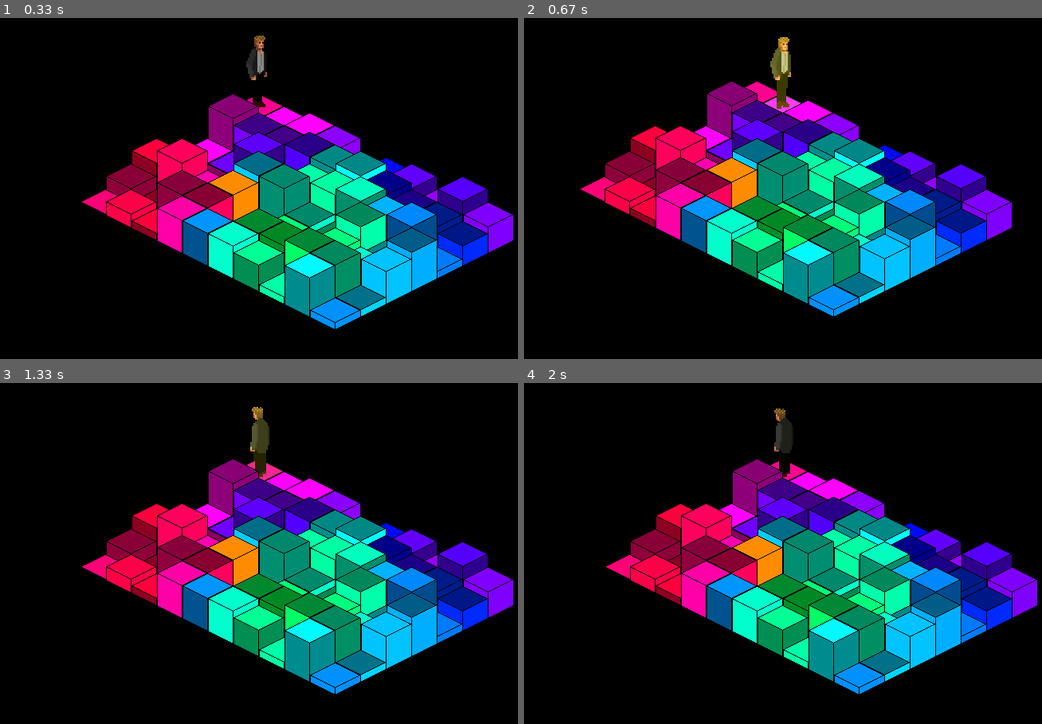
Above: before the commit, frames 1-4 (two rows, left to right).
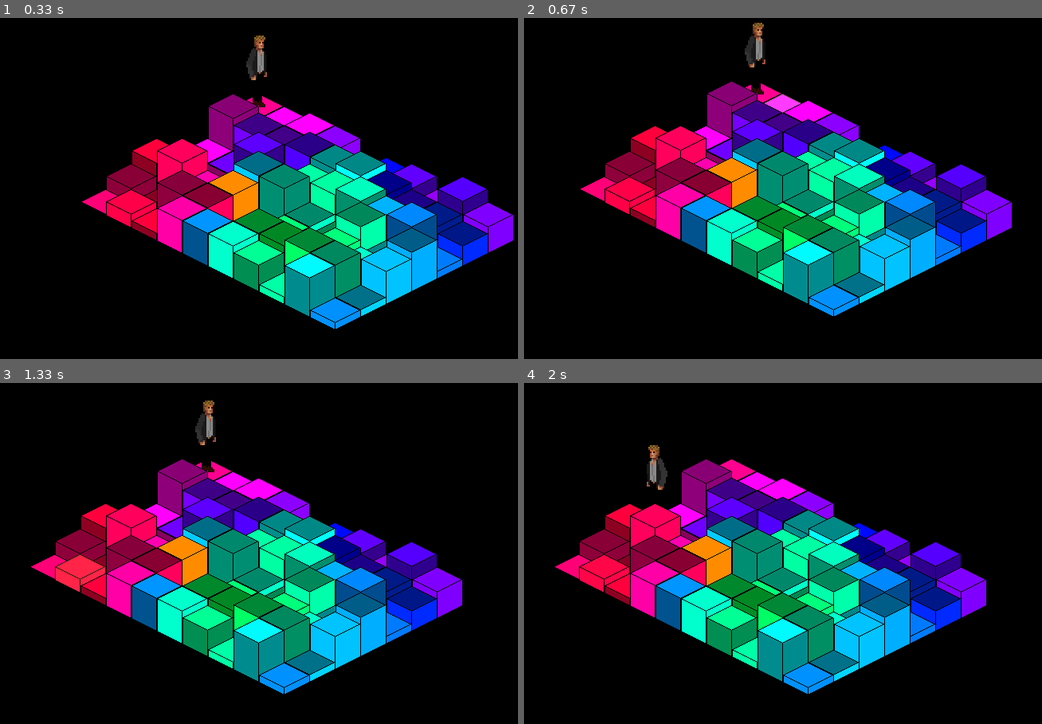
Above: after the commit, the same moments.

Repository: Zren/pyTactics
Game: pygame game, started from IsoTacticsEngine.py
Two runs of this game, one before a commit and one after it. Both use one fixed random seed, a clock stepped at 60 frames per second and the inputs below. The source is Python 2; it was converted automatically to run under Python 3.
Inputs:
- Up to frame 1 (0.33 s): no input
- Up to frame 2 (0.67 s): hold Right from 0.33 s (still down)
- Up to frame 3 (1.33 s): release Right at 0.8 s; hold Up 0.83-1.13 s
- Up to frame 4 (2 s): tap Space at 1.67 s

Frame 1 is identical in both runs. In frame 2, 0.9% of the frame differs, in the area x 42-52%, y 1-27%; in frame 3, 34%, in the area x 6-100%, y 5-92%; in frame 4, 34%.

Commit message:
Full walk motion.

Diff:
--- a/Config.py
+++ b/Config.py
@@ -28,6 +28,10 @@
 
 maxJumpHeight = 4
 
+pathFonts = sys.path[0] + "\\font\\"
+pathHudFont = pathFonts + "UnZialish.ttf"
+hudFontSize = 20
+
 
 
 def main():
--- a/Hud.py
+++ b/Hud.py
@@ -11,6 +11,7 @@
 #!/usr/bin/env python
 
 import pygame
+import Config
 
 class Menu:
     def __init__(self, children={}, root=None):
@@ -18,12 +19,17 @@
         self.root = root
 
 class Hud:
-    menu = None
-    selectedUnitA, selectedUnitB = None, None
-    helpText = None
+    def __init__(self, dimensions):
+        self.width, self.height = dimensions
+        self.font = pygame.font.Font(Config.pathHudFont, Config.hudFontSize)
+        self.menu = None
+        self.selectedUnitA = None
+        self.selectedUnitB = None
+        self.helpText = None
 
-    def render():
-        return pygame.Suface(Config.resolution)
+    def render(self, surface):
+        if self.selectedUnitA:
+            surface.blit(surface, (0,0))
 
 
 def main():
--- a/IsoTacticsEngine.py
+++ b/IsoTacticsEngine.py
@@ -13,6 +13,7 @@
 import pygame
 import Config, Resource
 from PyGameEngine import PyGameEngine
+from Hud import *
 import random
 import time
 
@@ -54,6 +55,8 @@
         self.x = x
         self.y = y
         self.h = h
+    def xy(self):
+        return (self.x, self.y)
 
 class GroundTile:
     def __init__(self, groundTexture=None, wallTexture=None):
@@ -104,37 +107,53 @@
         surface.blit(tile, (x,y))
 
 class Action:
-    def __init__(self, playerSpriteIds=[0], overlaySprites=[], target=None):
+    def __init__(self, playerSpriteIds, target=None, overlaySprites=[]):
         self.playerFrame = 0
         self.overlayFrame = 0
         self.playerSpriteIds = playerSpriteIds
         self.overlaySprites = overlaySprites
         self.target = target
-    def tick(self):
+    def playerSpriteId(self):
+        return self.playerSpriteIds[self.playerFrame]
+    def tick(self, player, engine):
         self.playerFrame += 1
         if self.playerFrame >= len(self.playerSpriteIds):
             self.playerFrame = 0
         self.overlayFrame += 1
         if self.overlayFrame >= len(self.overlaySprites):
             self.overlayFrame = 0
+        self.do(player, engine)
+    def do(self, player, engine):
+        self.doneAction(player)
+    def doneAction(self, player):
+        player.mode = Player.Mode.Cooldown
+
+class WalkAction(Action):
+    def do(self, player, engine):
+        if self.target:
+            if engine.scene.playerWalkTo(player, self.target) == False:
+                self.doneAction(player)
 
 class Player:
     class Dir:
         E, S, W, N = range(4)
+    class Mode:
+        Wait, Ready, Prep, Moving, Cooldown = range(5)
     def __init__(self, sprites):
-        self.currentAction = None
+        self.mode = Player.Mode.Wait
         self.direction = 0
         self.sprites = sprites
+        self.currentAction = Action([0,1])
     def playerSpriteId(self):
         if self.currentAction == None:
             return 0
         else:
-            return self.currentAction.playerSpriteIds[self.currentAction.playerFrame]
+            return self.currentAction.playerSpriteId()
     def render(self, height):
         return self.sprites[self.playerSpriteId()][self.direction].copy()
-    def tick(self):
+    def tick(self, engine):
         if self.currentAction:
-            self.currentAction.tick()
+            self.currentAction.tick(self, engine)
 
 class PlayerGrid(IsoGrid):
     def __init__(self, dimensions):
@@ -175,7 +194,6 @@
             player.direction = 1
         elif y < 0:
             player.direction = 3
-        player.currentAction = Action([0,1])
         return self.move(c, (c[0]+x, c[1]+y))
 
 
@@ -194,6 +212,8 @@
         self.layers = [self.groundGrid, self.playerGrid]
         self.renderOrder = [self[coord] for coord in isoGridRenderOrder(self.width, self.height)]
         self.selection = None
+        self.hud = Hud(dimensions)
+        self.selectedPlayer = None
 
     def update(self):
         pass
@@ -205,6 +225,7 @@
         offsetY = dimensions[1]/2 - (Config.tileHeight/2) - centeringOffset[1]
         for cell in self.renderOrder:
             self.renderCell(surface, cell, (offsetX, offsetY), cell == self.selection)
+        self.hud.render(surface)
         return surface
     def renderCell(self, surface, cell, offset, selected=False):
         for layer in self.layers:
@@ -219,8 +240,9 @@
         path = self.pathTo(here, target)
         print "path", path
         if path:
-            self.playerGrid.shiftPlayer(player, path[1][0]-here[0], path[1][1]-here[1])
-            self.select(path[1])
+            #self.select(path[1])
+            return self.playerGrid.shiftPlayer(player, path[1][0]-here[0], path[1][1]-here[1])
+        return False
     def select(self, coord):
          self.selection = self[coord]
          self.camera = list(coord)
@@ -264,12 +286,12 @@
                         dist[x][y] = WALKED
                         nodes[n] = Node(here)
         return None
-
-
-
-
-
-
+    def triggerSelection(self):
+        self.walkToSelection()
+    def walkToSelection(self):
+        if self.selectedPlayer:
+            self.selectedPlayer.currentAction = WalkAction([2,3,4,5], self.selection.xy())
+            self.playerWalkTo(self.selectedPlayer, self.selection.xy())
 
 class IsoTacticsEngine(PyGameEngine):
     def __init__(self, resolution, title, icon):
@@ -292,8 +314,8 @@
                 groundTile.wallTexture = self.wallTileSheet[n]
                 scene[(x,y)].h = random.randint(0, 6)
                 n += 1
-        self.player = Player(self.playerSprites[0])
-        scene.playerGrid.addPlayer(self.player, (0,0))
+        scene.selectedPlayer = Player(self.playerSprites[0])
+        scene.playerGrid.addPlayer(scene.selectedPlayer, (0,0))
         self.loadScene(scene)
 
     def keyInput(self, key):
@@ -311,19 +333,21 @@
             self.shift(-1, 0)
         elif key == pygame.K_UP:
             self.shift(0, -1)
+        elif key == pygame.K_SPACE:
+            self.scene.triggerSelection()
     def gameTick(self):
         self.screen.fill((0, 0, 0))
         self.screen.blit(self.scene.render(self.resolution), (0, 0))
         for player in self.scene.playerGrid.players:
-            player.tick()
+            player.tick(self)
 
     def loadScene(self, scene):
         self.scene = scene
     def shift(self, x, y):
-        if self.scene.playerGrid.shiftPlayer(self.player, x, y):
-            self.scene.select(self.scene.playerGrid.find(self.player))
+        #if self.scene.playerGrid.shiftPlayer(self.player, x, y):
+        self.scene.select((self.scene.camera[0]+x, self.scene.camera[1]+y))
     def secTick(self):
-        self.scene.playerWalkTo(self.player, (0,0))
+        pass#self.scene.playerWalkTo(self.scene.selectedPlayer, (0,0))
 
 def main():
     e = IsoTacticsEngine(Config.resolution, Config.title, pygame.image.load(Config.pathIcon))
Binary file changed: img/player-0.png
Not shown, changed: Config.pyc
Not shown, added: Hud.pyc
Not shown, changed: img/player-0.xcf
